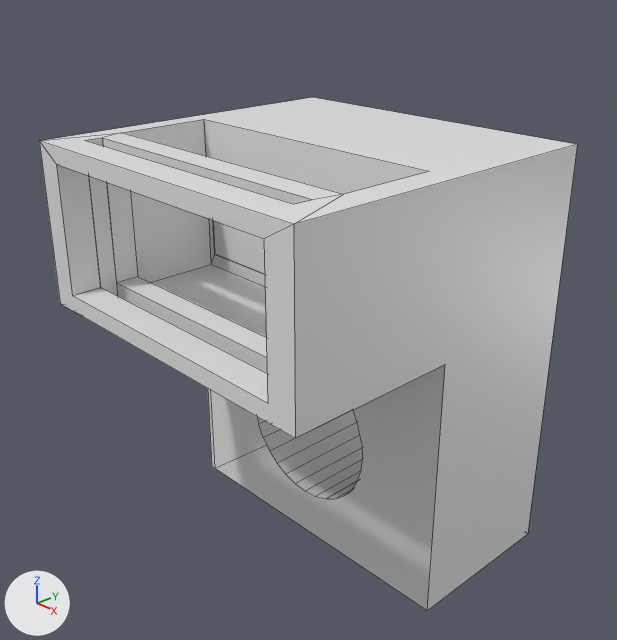
A saved change to the Blender file materials/printed-parts/endstop-holder.blend.
Before and after are seen from a 50 mm lens placed at (3.28, -3.07, 2.47), pointed at (0.01, 0.01, 0.48). Every picture has the same lights, and +X, +Y and +Z are marked at lower left. Mesh edges are drawn as thin lines.

The older version as bpy lines, for what is in view:
```python
me_cube = bpy.data.meshes.new('Cube')
me_cube.from_pydata(...)  # 127 vertices, 72 faces; spans x -1.0..1.0, y -1.0..1.0, z -1.0..1.5
me_cube.materials.append(mat_material)  # white #e7e7e7
ob_cube = bpy.data.objects.new('Cube', me_cube)
ob_cube.location = (0.0, 0.0, 0.0)
```
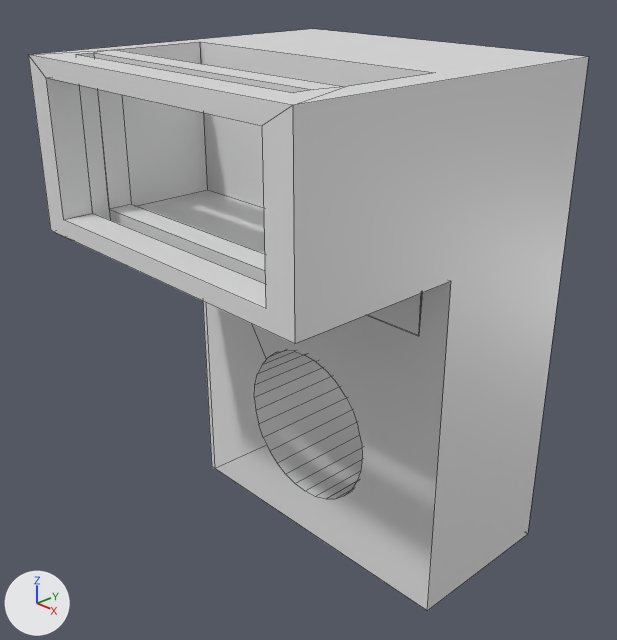
What differs and where, as boxes [x1, y1, x2, y2] in the pictures (617 x 640 px; the box of a moved part takes in the faces that stretch with it):
'Cube', reshaped (13% taller): before [39, 97, 577, 611]; after [28, 29, 589, 611]
part 1 of me_cube, moved or reshaped: before [39, 97, 577, 611]; after [28, 29, 589, 611]
part 2 of me_cube, moved or reshaped: before [123, 119, 430, 337]; after [117, 42, 432, 336]

The edits, one by one:
me_cube is used by ob_cube; location (0.0, 0.0, 0.0).
me_cube had 127 vertices, 72 faces and spanned x -1.0..1.0, y -1.0..1.0, z -1.0..1.5.
me_cube now has 127 vertices, 72 faces and spans x -1.0..1.0, y -1.0..1.0, z -1.0..1.94.
me_cube part 1: 44 of the vertices in x -1.0..1.0, y -1.0..1.0, z 0.56..1.5 are moved by (0.0, 0.0, 0.44).
me_cube part 2: all 4 vertices in x -0.88..0.84, y -0.57..0.0, z 0.58 are moved by (0.0, 0.0, 0.48).
